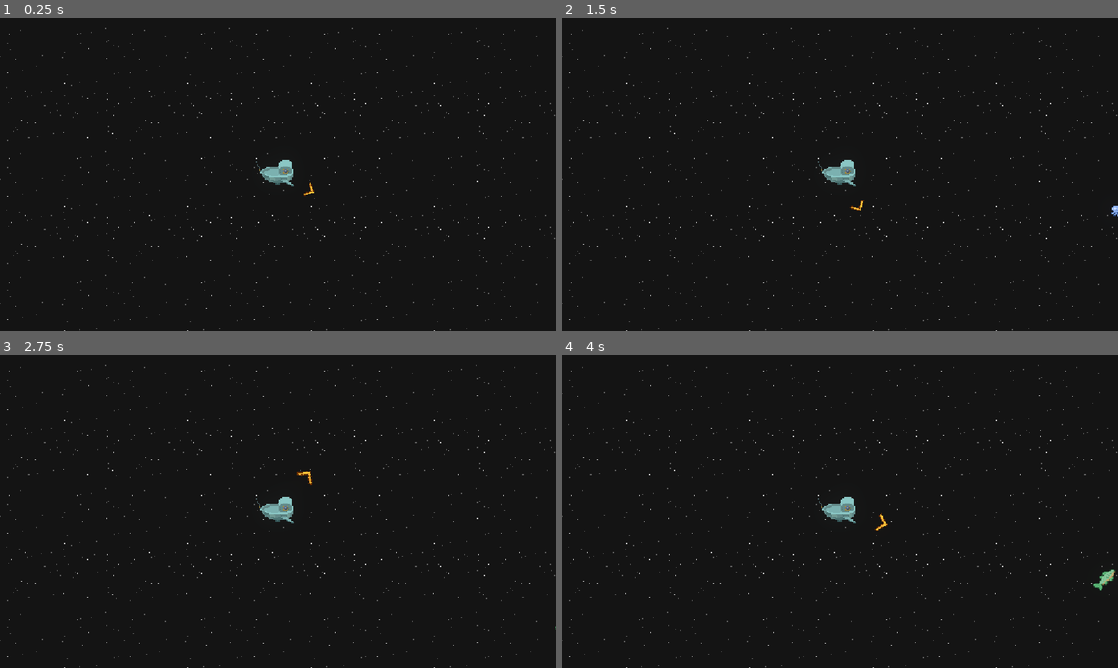
Above: before the commit, frames 1-4 (two rows, left to right).
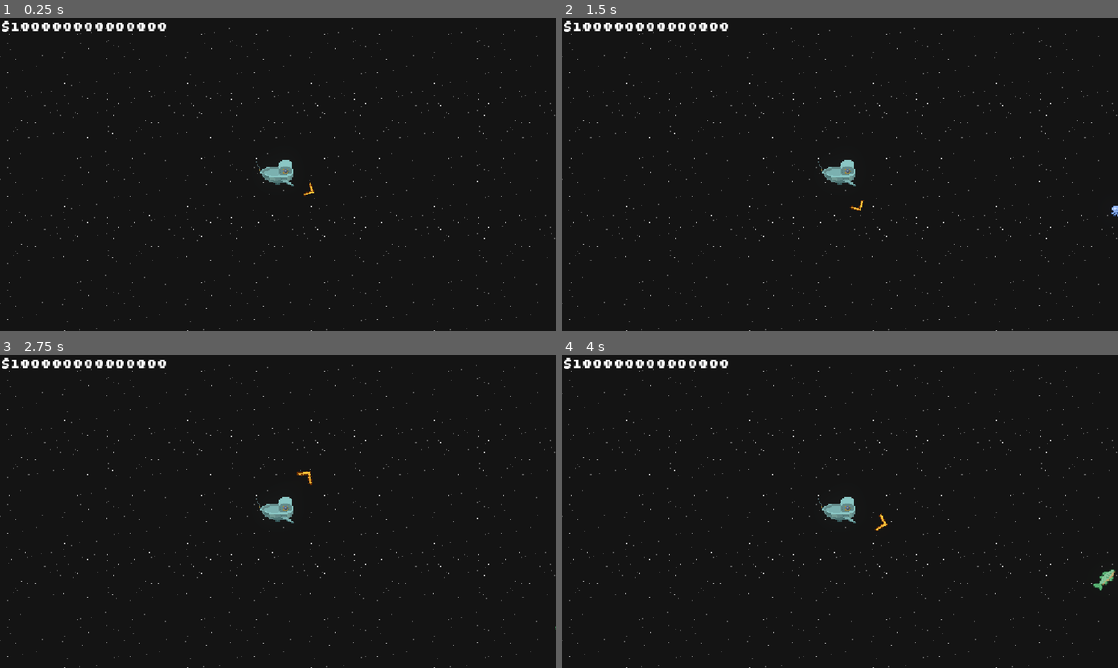
Above: after the commit, the same moments.

Repository: DudeNamedDarcy/CosmicJam2026
Game: Godot game, scene res://Scenes/game_scene.tscn
Two runs of this game, one before a commit and one after it. Both use one fixed random seed, a clock stepped at 60 frames per second and the inputs below.
Inputs (mouse positions are in pixels of both pictures, inside the frame that each line leads up to):
- Up to frame 1 (0.25 s): no input
- Up to frame 2 (1.5 s): move the mouse to (962, 158) at 0.52 s; press the mouse at (962, 158) at 0.53 s; hold Right (ComboRight) 0.53-1.25 s; release the mouse at (962, 158) at 1.25 s; drag from (728, 190) to (1106, 224) at 1.27 s
- Up to frame 3 (2.75 s): move the mouse to (333, 442) at 2.02 s; press the mouse at (333, 442) at 2.03 s; hold Right (ComboRight) from 2.03 s (still down)
- Up to frame 4 (4 s): release Right (ComboRight) at 2.75 s; release the mouse at (895, 442) at 2.75 s; tap Enter at 2.75 s; drag from (812, 574) to (673, 464) at 2.77 s; move the mouse to (1006, 558) at 3.52 s; press the mouse at (1006, 558) at 3.53 s; hold Left (ComboLeft) from 3.53 s (still down)

The runs differ from the first frame. In frame 1, 0.5% of the frame differs, in the area x 0-30%, y 0-5%; in frame 2, 0.5%; in frame 3, 0.5%; in frame 4, 0.5%.

Commit message:
added ui for total balance

Diff:
--- a/Scenes/player_controller.tscn
+++ b/Scenes/player_controller.tscn
@@ -6,6 +6,7 @@
 [ext_resource type="Texture2D" uid="uid://d0d4myx373kr1" path="res://Assets/Final/boat-move.png" id="4_3b8x7"]
 [ext_resource type="Texture2D" uid="uid://cwncb0hdu7ay6" path="res://Assets/Final/aimer.png" id="5_1esxm"]
 [ext_resource type="Script" uid="uid://f5wiuad0pepu" path="res://Scenes/follow_camera.gd" id="5_3b8x7"]
+[ext_resource type="FontFile" uid="uid://d0yv4rsexmrsw" path="res://fonts/Silkscreen/Silkscreen-Bold.ttf" id="6_53kst"]
 
 [sub_resource type="AtlasTexture" id="AtlasTexture_4jfj4"]
 atlas = ExtResource("2_1esxm")
@@ -264,6 +265,24 @@
 position_smoothing_speed = 10.0
 script = ExtResource("5_3b8x7")
 
+[node name="CanvasLayer" type="CanvasLayer" parent="FollowCamera" unique_id=1421098466]
+
+[node name="MoneyUI" type="Control" parent="FollowCamera/CanvasLayer" unique_id=1080989163]
+z_index = 10
+layout_mode = 3
+anchors_preset = 0
+offset_right = 400.0
+offset_bottom = 33.0
+
+[node name="RichTextLabel" type="RichTextLabel" parent="FollowCamera/CanvasLayer/MoneyUI" unique_id=1684469394]
+layout_mode = 0
+offset_right = 400.0
+offset_bottom = 33.0
+theme_override_fonts/normal_font = ExtResource("6_53kst")
+theme_override_font_sizes/normal_font_size = 25
+text = "$100000000000000"
+fit_content = true
+
 [node name="AimRingPivot" type="Node2D" parent="." unique_id=186638772]
 
 [node name="Sprite2D" type="Sprite2D" parent="AimRingPivot" unique_id=702906683]
